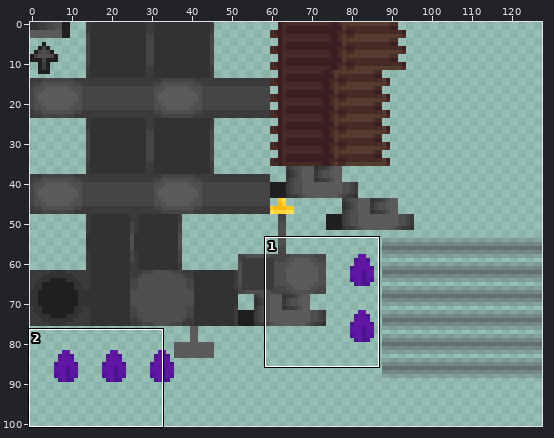
Edited in one commit: sprite sheet (src/main/resources/assets/awt/textures/blockentities/exteriors/greyonion/greyonion.png). Above, an overview of the earlier version with the close-up marked.
Close-up. Before the commit:
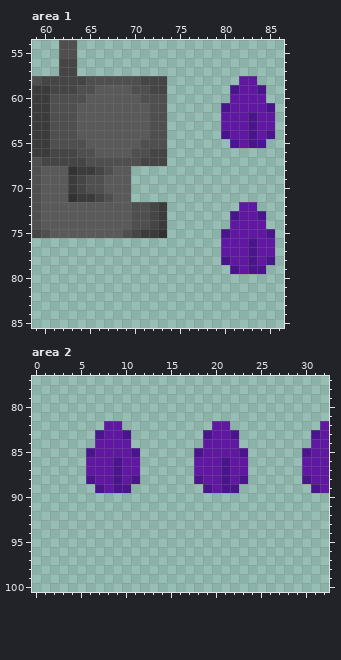
The file is 128x128 pixels. Shown: area 1: x 59..86, y 54..85; area 2: x 0..32, y 77..100. The wide view leaves out empty margins.
Now the later version:
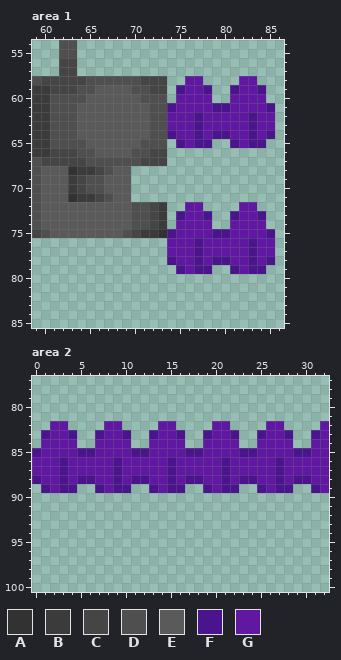
Palette (. is transparent): A #323232  B #3b3b3b  C #454545  D #4f4f4f  E #5a5a5a  F #4a148c  G #6017a2
Changes in this commit:
Area 1:
Colour F is added in row 59 at x 75 and 78; in row 61 at x 74 and 79; in rows 62 to 63 at x 77; in row 64 at x 74, 77 and 79; in row 65 at x 75 and 77 to 78; in row 73 at x 75 and 78.
Colour F is added in row 75 at x 74 and 79; in rows 76 to 77 at x 77; in row 78 at x 74, 77 and 79; in row 79 at x 75 and 77 to 78.
Colour G is added in rows 58 to 59 at x 76 to 77; in rows 60 to 61 at x 75 to 78; in rows 62 to 63 at x 74 to 76 and 78 to 79; in row 64 at x 75 to 76 and 78; in row 65 at x 76; in rows 72 to 73 at x 76 to 77.
Colour G is added in rows 74 to 75 at x 75 to 78; in rows 76 to 77 at x 74 to 76 and 78 to 79; in row 78 at x 75 to 76 and 78; in row 79 at x 76.
Area 2:
Colour F is added in row 83 at x 1, 4, 13, 16, 25 and 28; in row 85 at x 0, 5, 12, 17, 24 and 29; in rows 86 to 87 at x 3, 15 and 27; in row 88 at x 0, 3, 5, 12, 15, 17, 24, 27 and 29; in row 89 at x 1, 3 to 4, 13, 15 to 16, 25 and 27 to 28.
Colour G is added in rows 82 to 83 at x 2 to 3, 14 to 15 and 26 to 27; in rows 84 to 85 at x 1 to 4, 13 to 16 and 25 to 28; in rows 86 to 87 at x 0 to 2, 4 to 5, 12 to 14, 16 to 17, 24 to 26 and 28 to 29; in row 88 at x 1 to 2, 4, 13 to 14, 16, 25 to 26 and 28; in row 89 at x 2, 14 and 26.
Pixel boxes of the changes (left, top, right, bottom) in both close-ups:
added: (167, 76, 221, 148)
added: (167, 202, 221, 274)
added: (32, 421, 86, 493)
added: (140, 421, 194, 493)
added: (248, 421, 302, 493)
